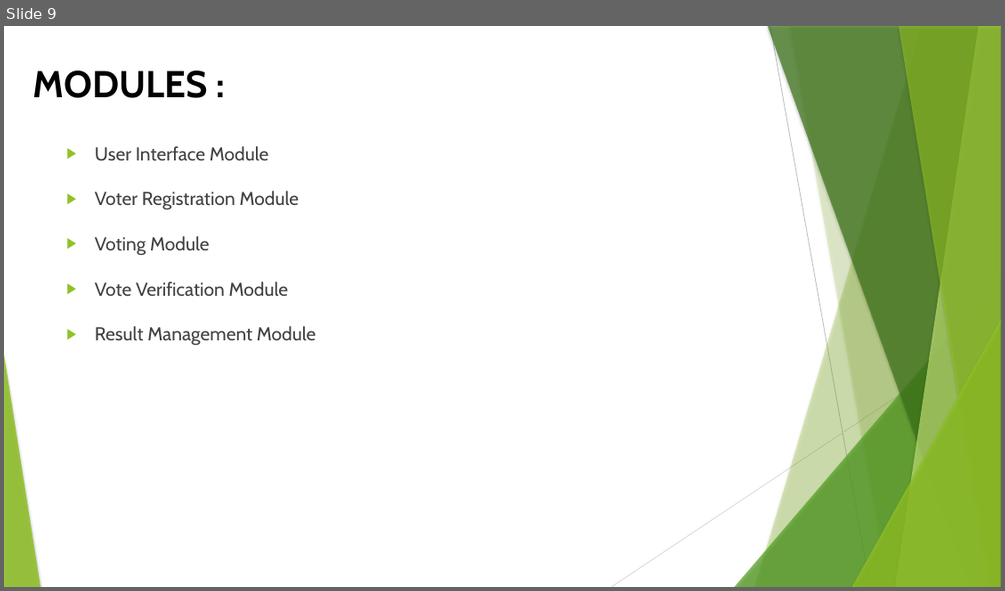
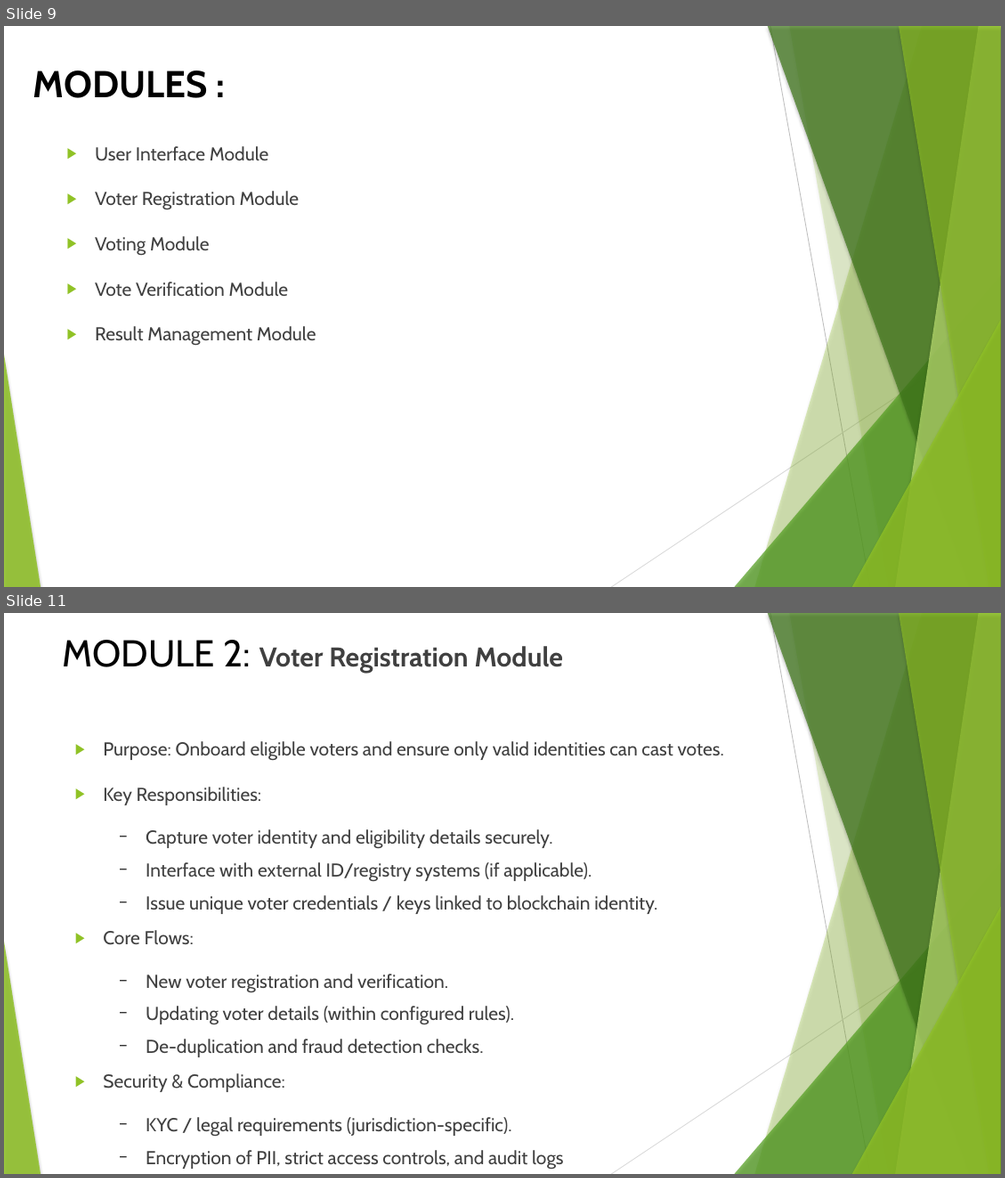
Before and after one commit to SridharanThangaraji/blockchain-voting, a slide deck: docs/ppt/final(1).pptx. Shown one above the other, each under a label of ours: slide 9 before the commit, slides 9 and 11 after it; the slides between them are not shown. The pictures are 1005x591 and 1005x1178 pixels, drawn with LibreOffice and Linux fonts; fonts in the diff are those of the drawing; background and template pictures are left out. Boxes give left, top, right and bottom in pixels: in the first picture for what was removed or moved away, otherwise in the second. Text is boxed around its words. In the diff, an @@ line names an element or a change of style, - is before the commit and + after.

```diff
--- a/docs/ppt/final(1).pptx
+++ b/docs/ppt/final(1).pptx
@@ slide 11 added at bbox=[4, 613, 1001, 1174], background picture (left out); not listed: 10 template elements that a slide beside it also shows @@
@@ title added at bbox=[63, 640, 563, 673], 26 pt, text #404040, bold @@
+MODULE 2: Voter Registration Module
@@ text added at bbox=[103, 741, 724, 1168], 18 pt, text #404040 @@
+▶ Purpose: Onboard eligible voters and ensure only valid identities can cast votes.
+▶ Key Responsibilities:
+  − Capture voter identity and eligibility details securely.
+  − Interface with external ID/registry systems (if applicable).
+  − Issue unique voter credentials / keys linked to blockchain identity.
+▶ Core Flows:
+  − New voter registration and verification.
+  − Updating voter details (within configured rules).
+  − De-duplication and fraud detection checks.
+▶ Security & Compliance:
+  − KYC / legal requirements (jurisdiction-specific).
+  − Encryption of PII, strict access controls, and audit logs
```
Also in this commit, not shown: 2 other slides added, 1 slide removed, 34 other files.
